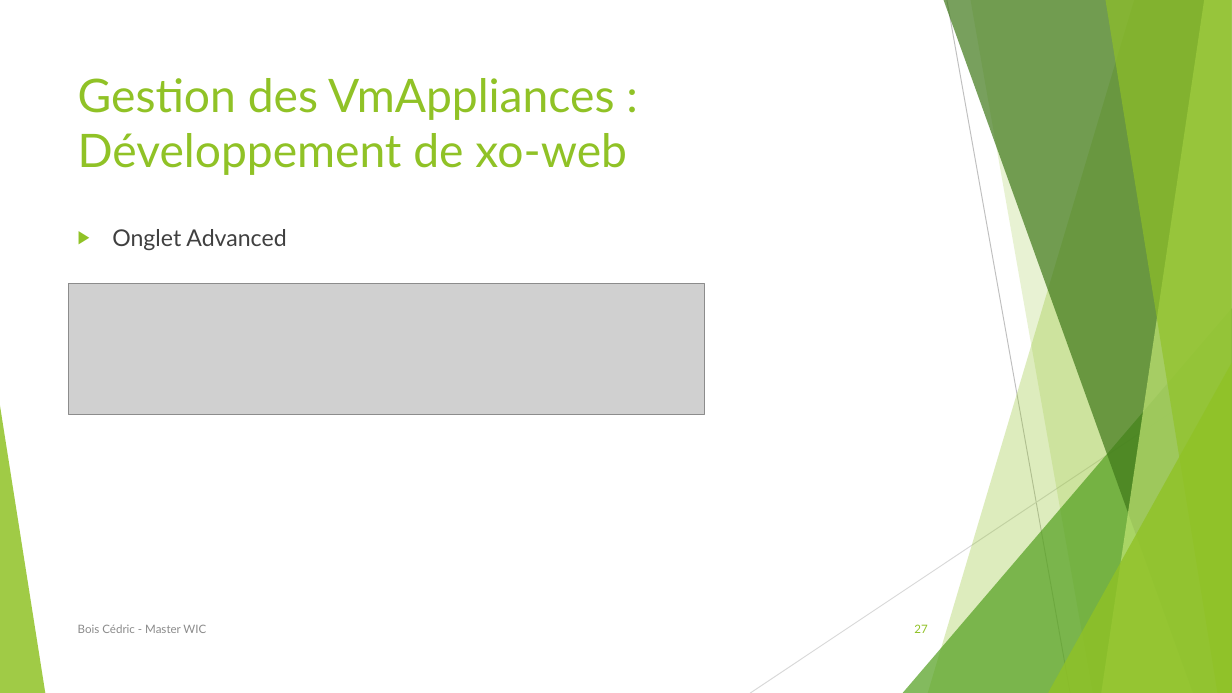
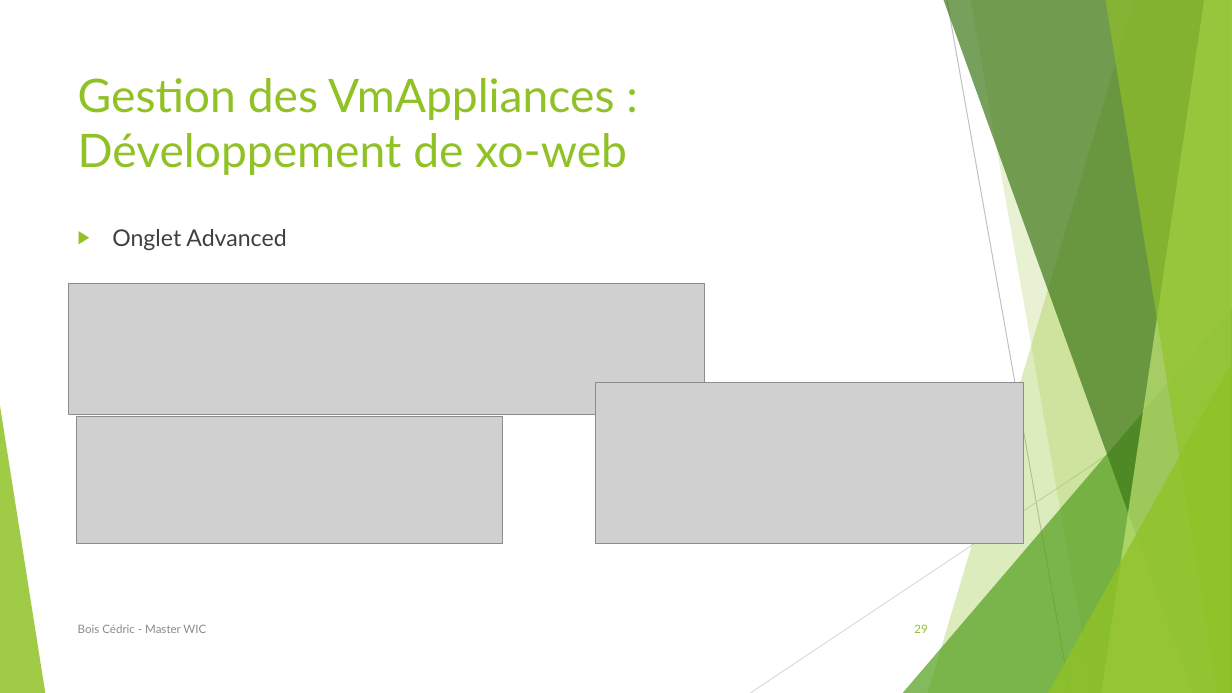
Before and after one commit to BCedric/journalStage, a slide deck: slide 29 of soutenance.pptx (slide 27 before the commit). Drawn at 1232x693 pixels with LibreOffice and Linux fonts; fonts in the diff are those of the drawing; grey boxes stand for pictures. Boxes give left, top, right and bottom in pixels: in the first picture for what was removed or moved away, otherwise in the second. Text is boxed around its words. In the diff, an @@ line names an element or a change of style, - is before the commit and + after.

```diff
--- a/soutenance.pptx
+++ b/soutenance.pptx
@@ picture added at (596, 383, 1023, 543) @@
@@ picture added at (77, 416, 503, 543) @@
@@ page number at (914, 624, 927, 633): text changed @@
-27
+29
```
Also in this commit, not shown: 13 other slides changed, 17 slides added.
